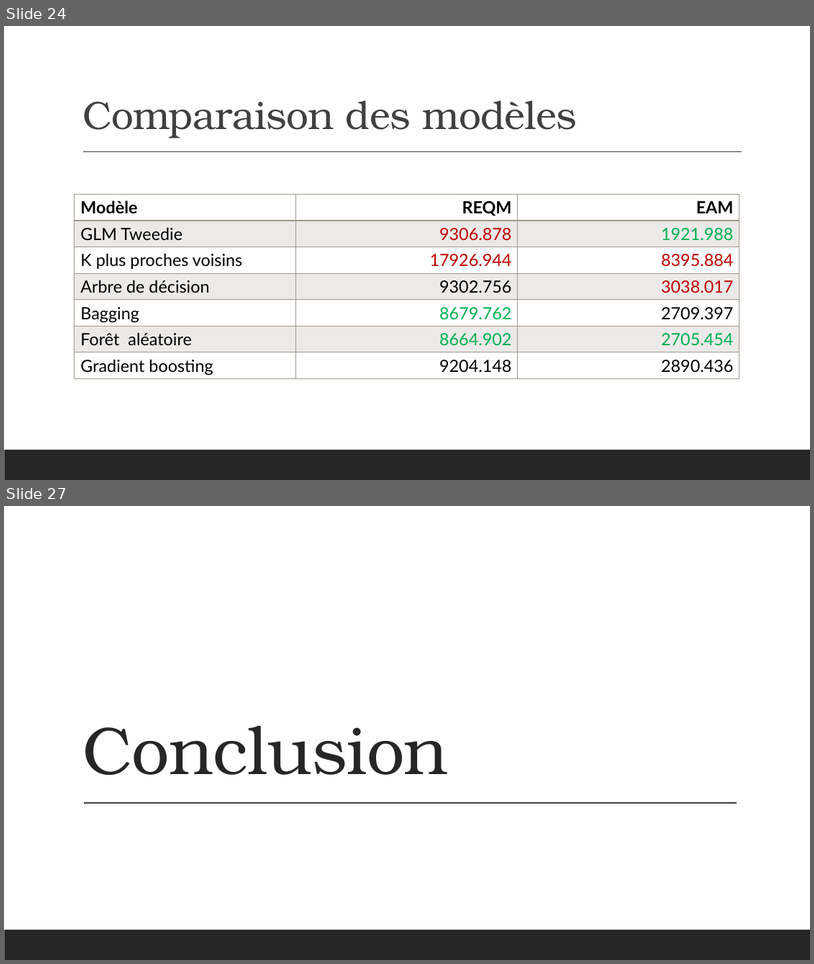
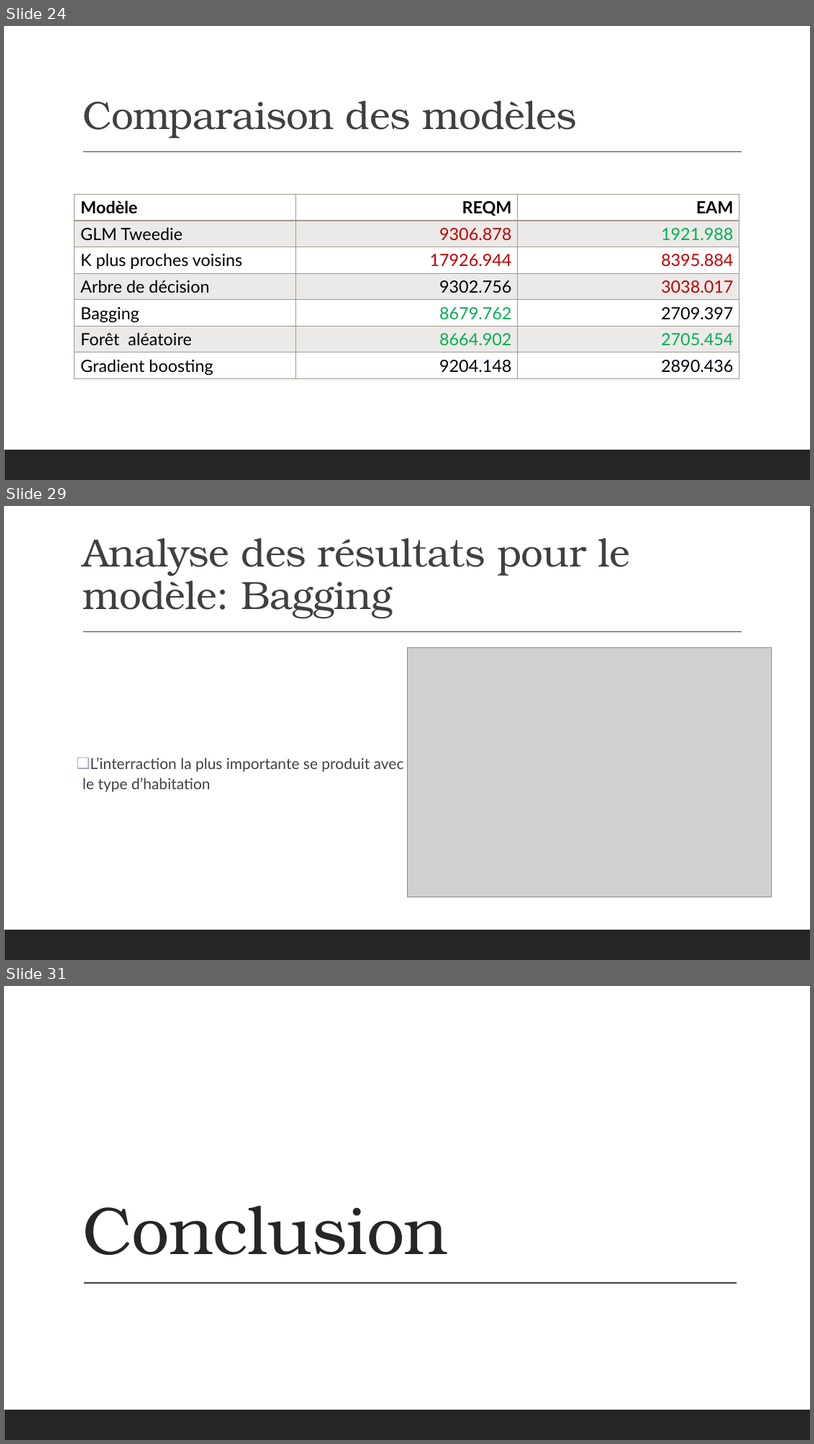
Before and after one commit to Dan-UL/PasDePlaziat, a slide deck: Final/Presentation_Equipe9.pptx. Shown one above the other, each under a label of ours: slides 24 and 27 before the commit, slides 24, 29 and 31 after it; the slides between them are not shown. The pictures are 814x964 and 814x1444 pixels, drawn with LibreOffice and Linux fonts; fonts in the diff are those of the drawing; grey boxes stand for pictures. Boxes give left, top, right and bottom in pixels: in the first picture for what was removed or moved away, otherwise in the second. Text is boxed around its words. In the diff, an @@ line names an element or a change of style, - is before the commit and + after.

```diff
--- a/Final/Presentation_Equipe9.pptx
+++ b/Final/Presentation_Equipe9.pptx
@@ slide 29 added at bbox=[4, 506, 810, 960], background #FFFFFF; not listed: 2 template elements that a slide beside it also shows @@
@@ title added at bbox=[82, 538, 630, 618], 47 pt, text #404040 @@
+Analyse des résultats pour le modèle: Bagging
@@ picture added at bbox=[407, 648, 772, 896] @@
@@ text added at bbox=[82, 757, 404, 792], 18 pt, text #404040 @@
+❑ L’interraction la plus importante se produit avec le type d’habitation
@@ what was slide 27 is now slide 31 @@
```
Also in this commit, not shown: 8 slides changed, 4 other slides added, 1 slide removed.
